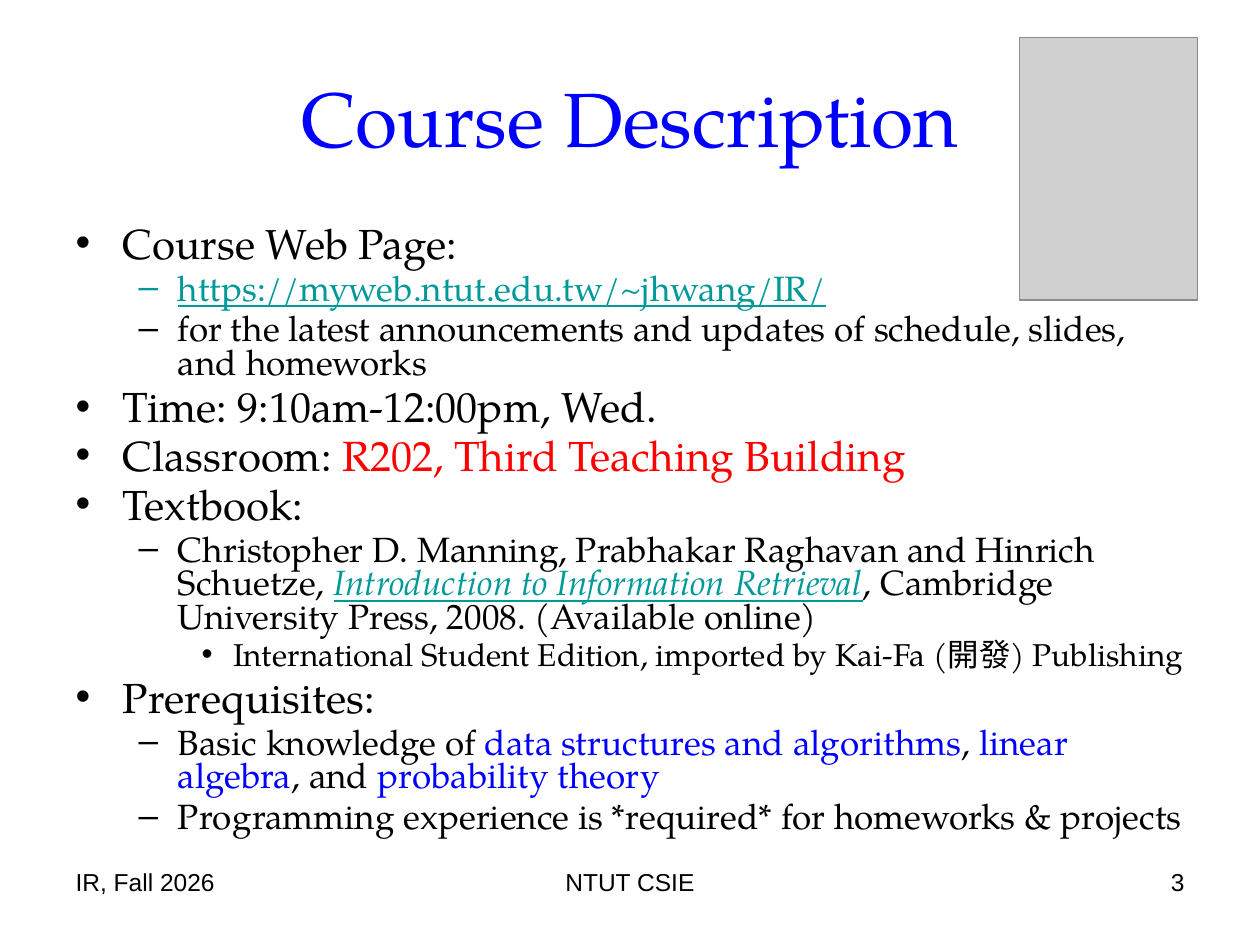
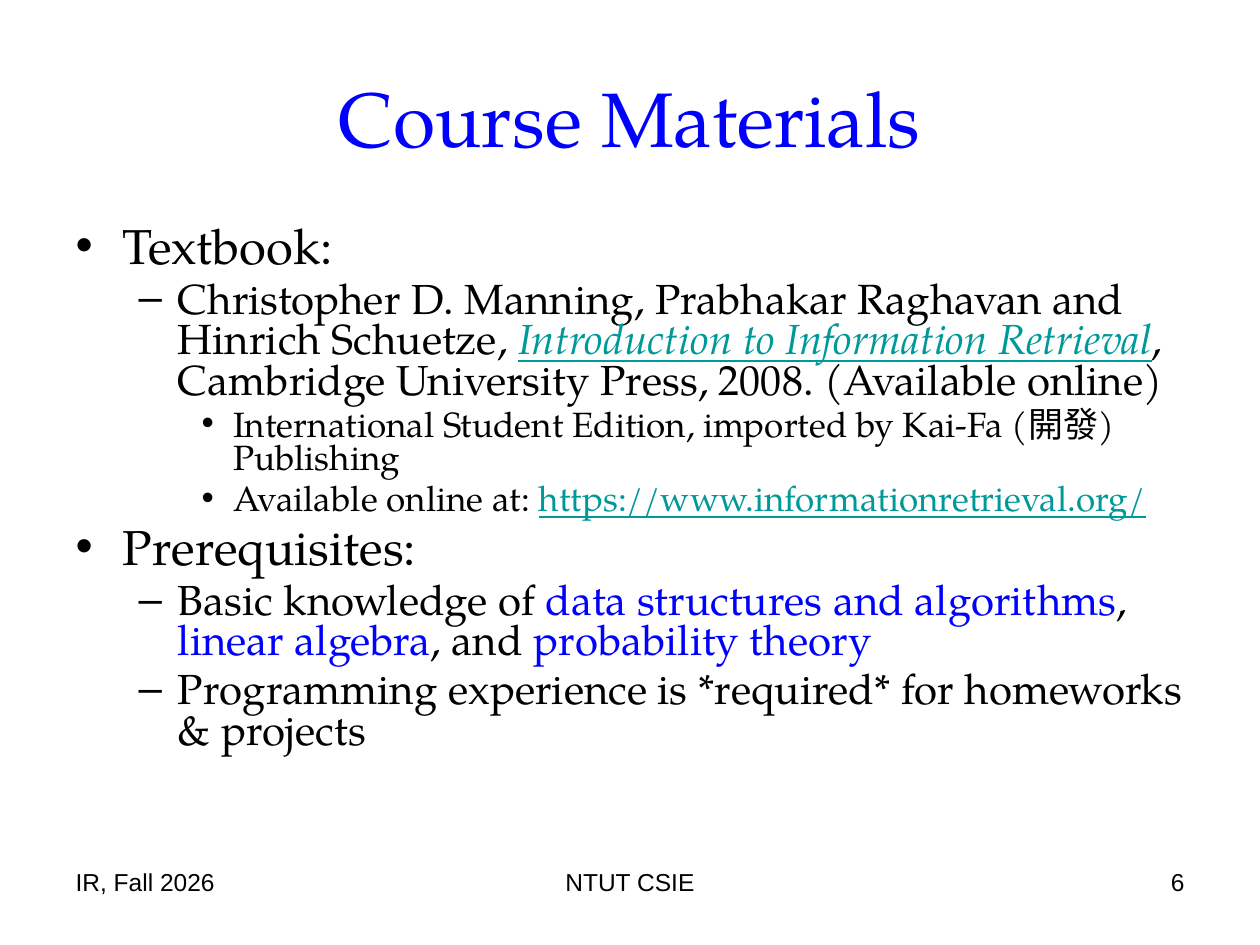
Before and after one commit to chriswjh/chriswjh.github.io, a slide deck: slide 6 of IR/00-intro.pptx (slide 3 before the commit). Drawn at 1260x945 pixels with LibreOffice and Linux fonts; fonts in the diff are those of the drawing; grey boxes stand for pictures. Boxes give left, top, right and bottom in pixels: in the first picture for what was removed or moved away, otherwise in the second. Text is boxed around its words. In the diff, an @@ line names an element or a change of style, - is before the commit and + after.

```diff
--- a/IR/00-intro.pptx
+++ b/IR/00-intro.pptx
@@ picture removed at (x1=1019, y1=38, x2=1197, y2=300) @@
@@ title at (x1=339, y1=91, x2=920, y2=149): text changed @@
-Course Description
+Course Materials
@@ text at (x1=123, y1=228, x2=1126, y2=483): paragraphs removed @@
-• Course Web Page:
-  – https://myweb.ntut.edu.tw/~jhwang/IR/
-  – for the latest announcements and updates of schedule, slides, and homeworks
-• Time: 9:10am-12:00pm, Wed.
-• Classroom: R202, Third Teaching Building
@@ text at (x1=123, y1=228, x2=1182, y2=757): size 24 to 28 pt in "Textbook:", "Prerequisites:"; size 20 to 24 pt in "Christopher D. Manning, Prabhakar Raghavan and Hinrich ...", "Basic knowledge of data structures and algorithms, ...", "Programming experience is *required* for homeworks & ..."; size 18 to 20 pt in "International Student Edition, imported by Kai-Fa (開發) ..." @@
@@ text at (x1=233, y1=474, x2=1145, y2=521): paragraph added @@
+    • Available online at: https://www.informationretrieval.org/
@@ page number at (x1=1171, y1=874, x2=1185, y2=892): text changed @@
-3
+6
```
Also in this commit, not shown: 4 other slides changed, 6 slides added, 2 other files.
